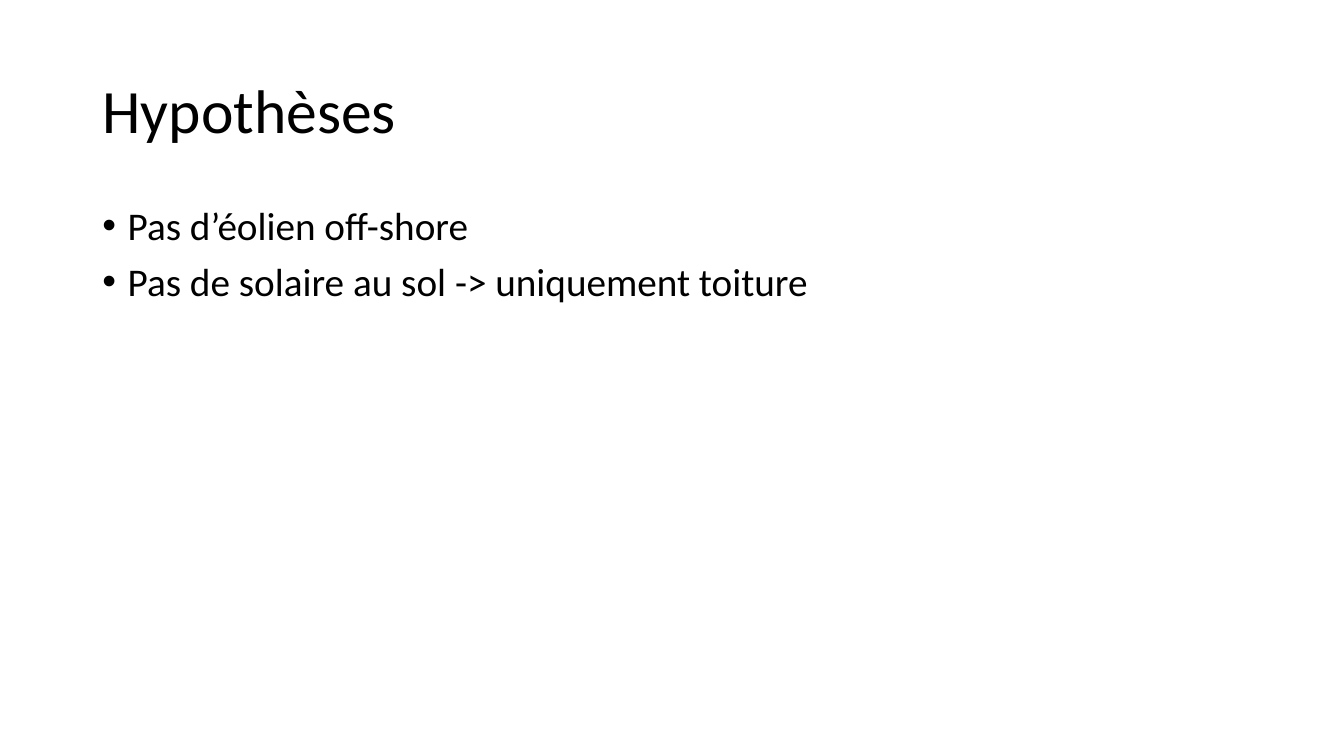
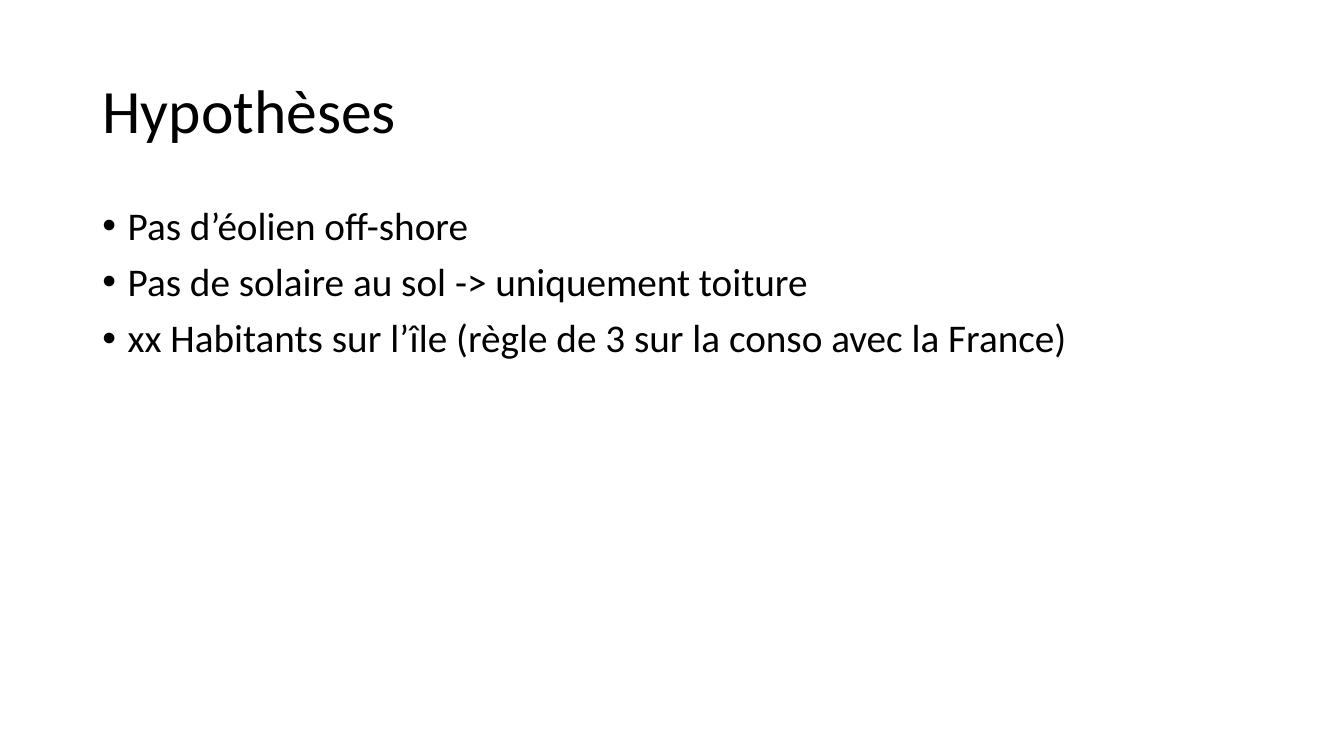
Before and after one commit to cledat/Projet-EA314, a slide deck: slide 3 of rapport.pptx. Drawn at 1344x756 pixels with LibreOffice and Linux fonts; fonts in the diff are those of the drawing. Boxes give left, top, right and bottom in pixels: in the first picture for what was removed or moved away, otherwise in the second. Text is boxed around its words. In the diff, an @@ line names an element or a change of style, - is before the commit and + after.

```diff
--- a/rapport.pptx
+++ b/rapport.pptx
@@ text at bbox=[128, 323, 1066, 359]: paragraph added @@
+• xx Habitants sur l’île (règle de 3 sur la conso avec la France)
```
Also in this commit, not shown: 3 slides added, 1 other file.
